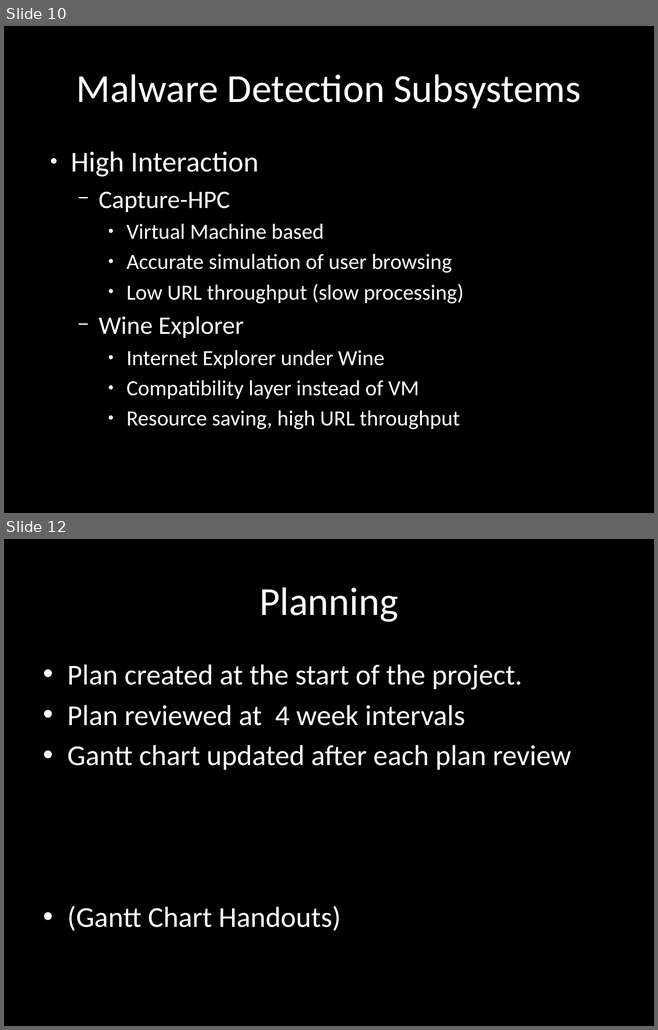
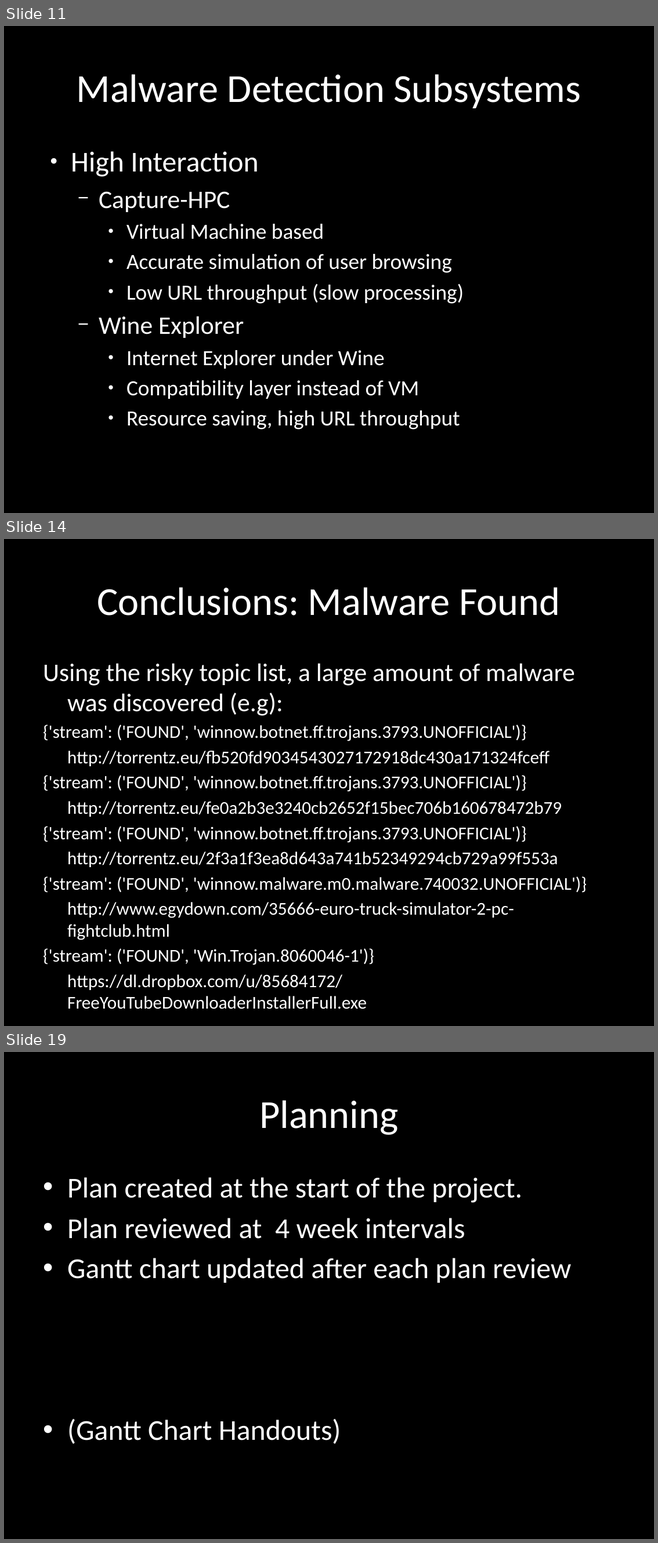
Before and after one commit to chrissorchard/malucrawl, a slide deck: doc/pres3/wk12-progress.pptx. Shown one above the other, each under a label of ours: slides 10 and 12 before the commit, slides 11, 14 and 19 after it; the slides between them are not shown. The pictures are 658x1030 and 658x1543 pixels, drawn with LibreOffice and Linux fonts; fonts in the diff are those of the drawing; background and template pictures are left out. Boxes give left, top, right and bottom in pixels: in the first picture for what was removed or moved away, otherwise in the second. Text is boxed around its words. In the diff, an @@ line names an element or a change of style, - is before the commit and + after.

Commit message:
Added conclusions and demo screenshots

```diff
--- a/doc/pres3/wk12-progress.pptx
+++ b/doc/pres3/wk12-progress.pptx
@@ slide 14 added at box(4, 539, 654, 1026), background picture (left out) @@
@@ title added at box(97, 587, 560, 616), 44 pt, text #FFFFFF @@
+Conclusions: Malware Found
@@ text added at box(43, 663, 586, 965), 20 pt, text #FFFFFF @@
+Using the risky topic list, a large amount of malware was discovered (e.g):
+{'stream': ('FOUND', 'winnow.botnet.ff.trojans.3793.UNOFFICIAL')}
+http://torrentz.eu/fb520fd9034543027172918dc430a171324fceff
+{'stream': ('FOUND', 'winnow.botnet.ff.trojans.3793.UNOFFICIAL')}
+http://torrentz.eu/fe0a2b3e3240cb2652f15bec706b160678472b79
+{'stream': ('FOUND', 'winnow.botnet.ff.trojans.3793.UNOFFICIAL')}
+http://torrentz.eu/2f3a1f3ea8d643a741b52349294cb729a99f553a
+{'stream': ('FOUND', 'winnow.malware.m0.malware.740032.UNOFFICIAL')}
+http://www.egydown.com/35666-euro-truck-simulator-2-pc-fightclub.html
+{'stream': ('FOUND', 'Win.Trojan.8060046-1')}
+https://dl.dropbox.com/u/85684172/FreeYouTubeDownloaderInstallerFull.exe
@@ what was slide 10 is now slide 11 @@
@@ what was slide 12 is now slide 19 @@
```
Also in this commit, not shown: 4 slides changed, 6 other slides added, 4 slides removed.
